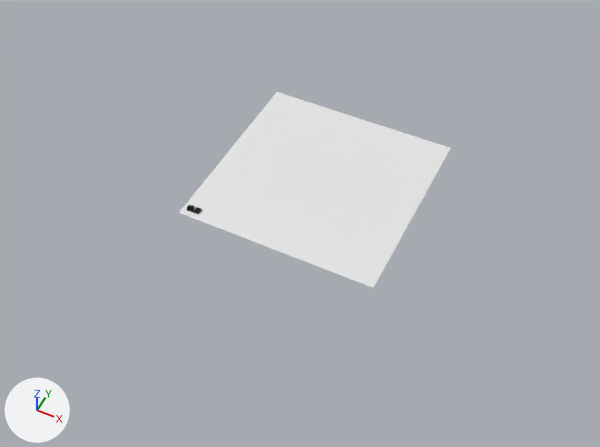
The glTF model public/glTF/plane2.glb as it was, and as the next commit left it.
Rendered twice from a 50 mm camera at (36.0, -78.5, 86.7) aimed at (-0.4, -5.7, -4.2). Every picture has the same lights, and +X, +Y and +Z are marked at lower left.

Names of what the first picture shows: '平面', '文字'.
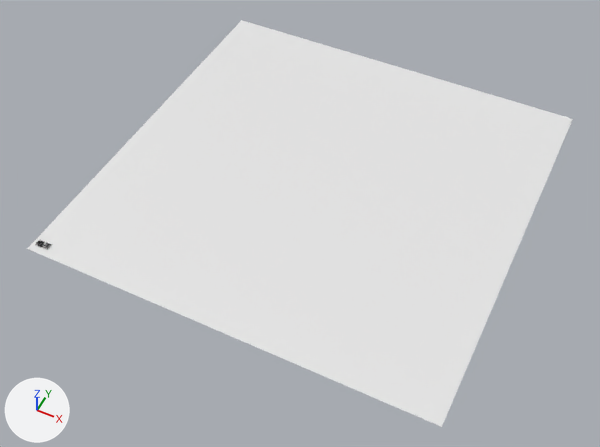
What differs and where, as boxes (x1, y1, x2, y2) in the pictures (600 x 447 px):
'平面', rescaled (100% wider, 107% taller)
    before: (179, 92, 451, 288)
    after: (27, 20, 573, 427)
'文字', moved, rescaled
    before: (187, 205, 202, 214)
    after: (36, 240, 52, 250)

Edits to the bpy script that builds the scene:
```text
Change ob_平面:
    ob_平面.scale: (14.9, 14.9, 14.9) -> (29.8, 29.8, 29.8)
Change ob_文字:
    ob_文字.location: (-14.3, -14.0, 0.2) -> (-29.3, -28.8, 0.2)
    ob_文字.scale: (1.81, 1.81, 1.81) -> (1.81, 1.81, 0.775)
```
